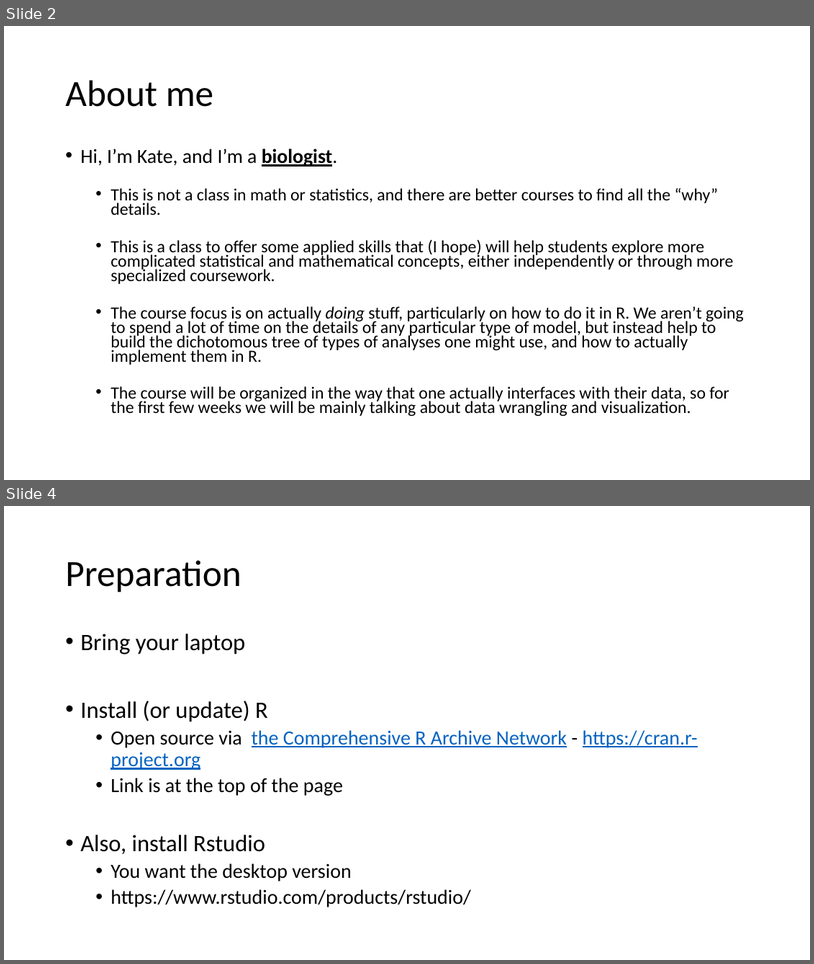
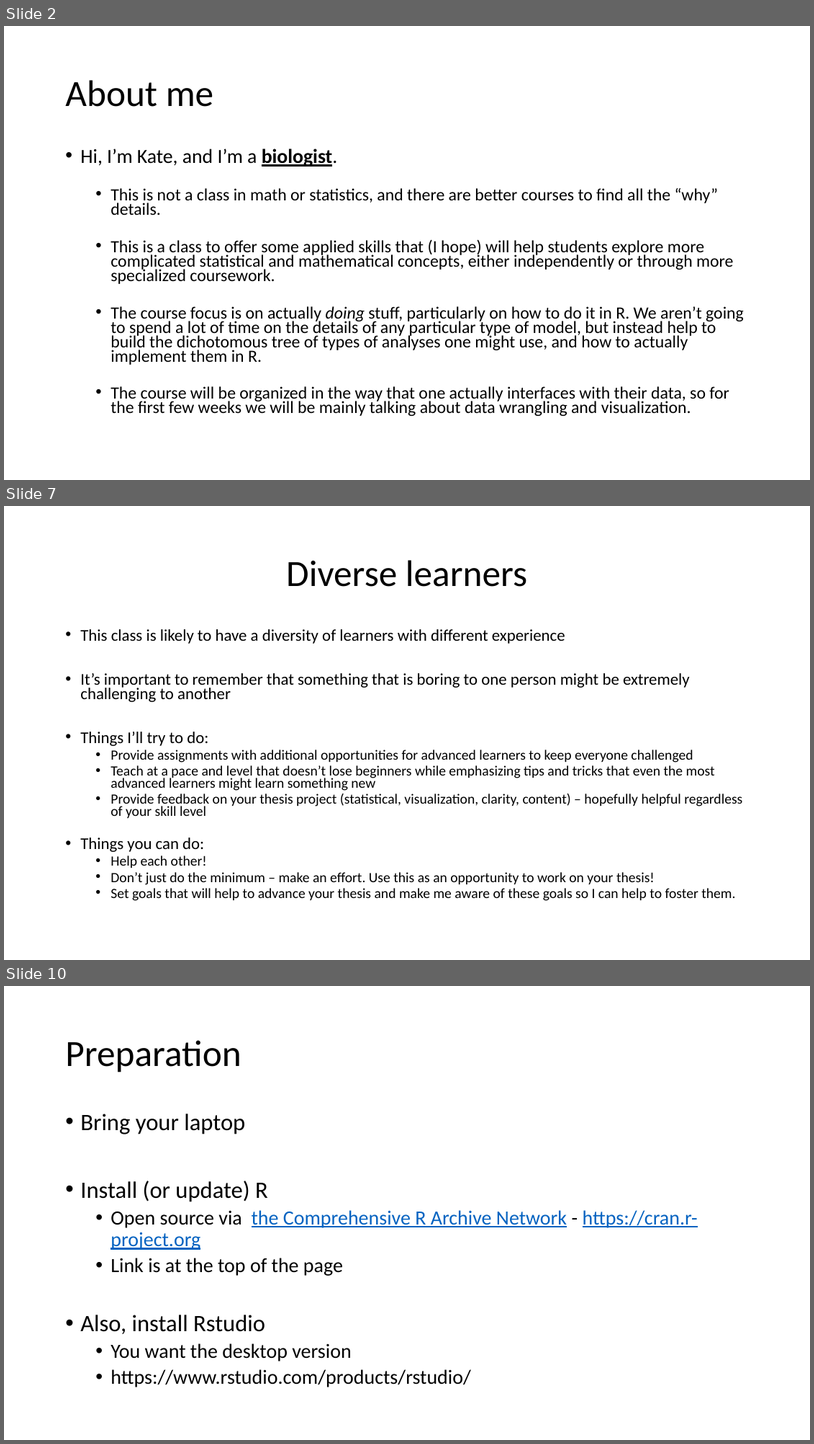
Before and after one commit to VTQuantMethodsEEB/klangwig, a slide deck: lectures/le1_intro_to_R.pptx. Shown one above the other, each under a label of ours: slides 2 and 4 before the commit, slides 2, 7 and 10 after it; the slides between them are not shown. The pictures are 814x964 and 814x1444 pixels, drawn with LibreOffice and Linux fonts; fonts in the diff are those of the drawing. Boxes give left, top, right and bottom in pixels: in the first picture for what was removed or moved away, otherwise in the second. Text is boxed around its words. In the diff, an @@ line names an element or a change of style, - is before the commit and + after.

```diff
--- a/lectures/le1_intro_to_R.pptx
+++ b/lectures/le1_intro_to_R.pptx
@@ slide 7 added at (4,506,810,960), background #FFFFFF @@
@@ title added at (286,560,527,587), 44 pt, text #000000 @@
+Diverse learners
@@ text added at (80,629,743,901), 16.8 pt, text #000000 @@
+• This class is likely to have a diversity of learners with different experience
+• It’s important to remember that something that is boring to one person might be extremely challenging to another
+• Things I’ll try to do:
+  • Provide assignments with additional opportunities for advanced learners to keep everyone challenged
+  • Teach at a pace and level that doesn’t lose beginners while emphasizing tips and tricks that even the most advanced learners might learn something new
+  • Provide feedback on your thesis project (statistical, visualization, clarity, content) – hopefully helpful regardless of your skill level
+• Things you can do:
+  • Help each other!
+  • Don’t just do the minimum – make an effort. Use this as an opportunity to work on your thesis!
+  • Set goals that will help to advance your thesis and make me aware of these goals so I can help to foster them.
@@ what was slide 4 is now slide 10 @@
```
Also in this commit, not shown: 6 slides changed, 5 other slides added, 12 other files.
